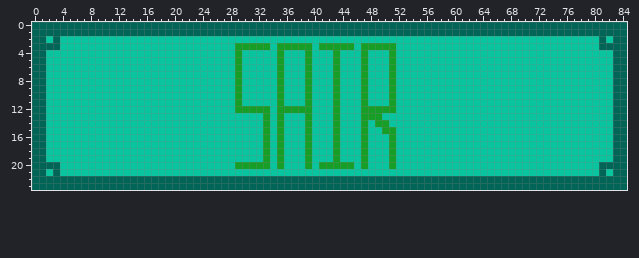
Pixel-art file, stored at assets/placas.aseprite. Above: the version before the commit.
85x24 pixels, 1 frame.
Now the later version:
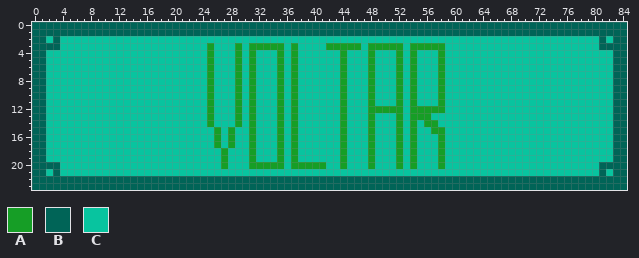
Palette (. is transparent): A #169e26  B #006457  C #08c49f
What changed:
layer "configuracoes/voltar" added
layer "sair" removed
Layer "configuracoes/voltar":
Colour A replaces colour C in row 3 at x 25, 34, 46, 52 and 54 to 58; in rows 4 to 11 at x 25, 31, 37, 44, 48, 52, 54 and 58; in row 12 at x 25, 44, 52 and 54 to 58; in row 13 at x 25, 29, 31, 37, 44, 52 and 54 to 56; in row 14 at x 25, 29, 31, 37, 44, 48, 52, 54 and 56 to 57; in row 15 at x 26, 28, 31, 37, 44, 48, 52, 54 and 57 to 58.
Colour A replaces colour C in rows 16 to 17 at x 26, 28, 31, 37, 44, 48, 52, 54 and 58; in rows 18 to 19 at x 27, 31, 37, 44, 48, 52, 54 and 58; in row 20 at x 27, 34, 37 to 38, 40, 48, 52, 54 and 58.
Colour C replaces colour A in row 3 at x 30, 36, 38 to 39, 41 and 47; in rows 4 to 11 at x 39, 43, 47 and 51; in row 12 at x 30, 32 to 33, 36, 38 to 39, 43 and 47; in row 13 at x 33, 39, 43, 47 and 49; in row 14 at x 33, 39, 43, 47 and 49 to 50; in row 15 at x 33, 39, 43, 47 and 50 to 51.
Colour C replaces colour A in rows 16 to 19 at x 33, 39, 43, 47 and 51; in row 20 at x 29 to 30, 42 to 43, 45, 47 and 51.
Pixel boxes of the changes (left, top, right, bottom) in both pictures:
changed: (207, 43, 445, 169)
